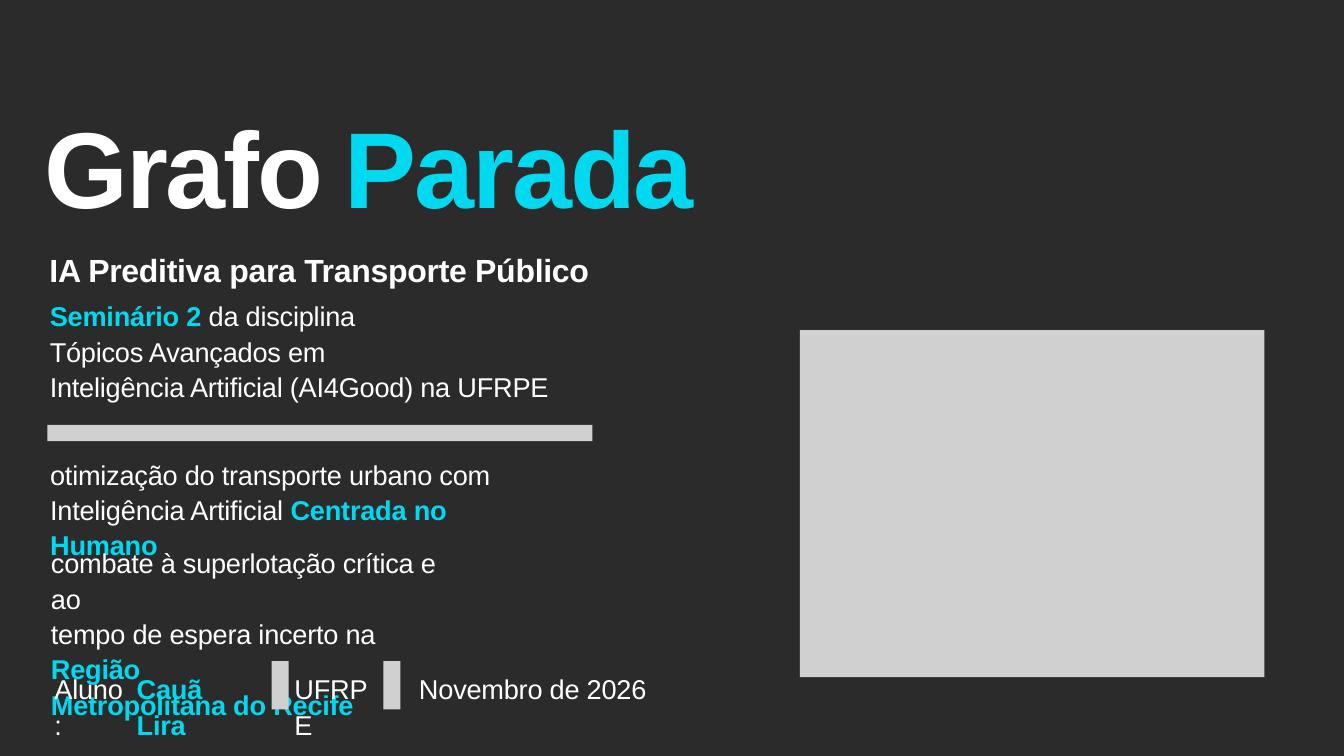
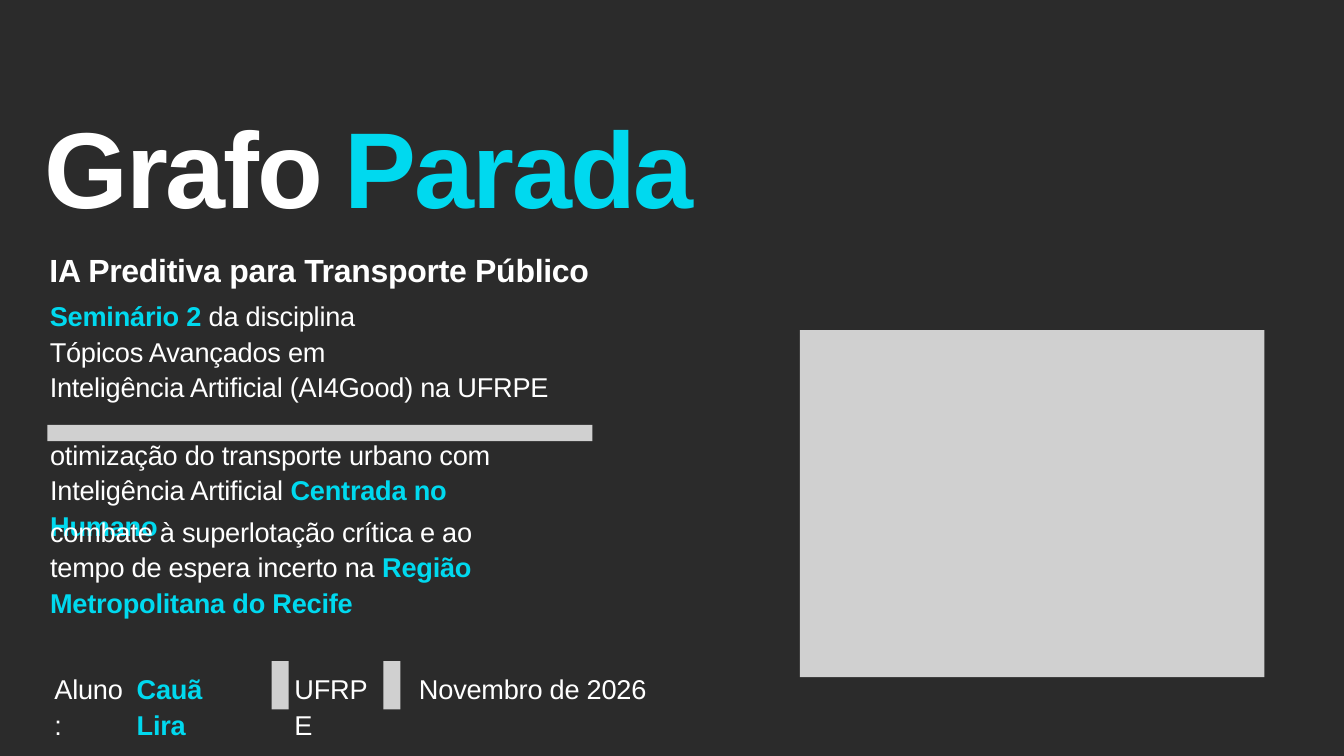
Before and after one commit to lira-labs/workspace, a slide deck: slide 1 of code/grafoparada_web/GrafoParada_Seminario2_CauaLira.pptx. Drawn at 1344x756 pixels with LibreOffice and Linux fonts; fonts in the diff are those of the drawing; grey boxes stand for pictures; background and template pictures are left out; a plain dark background stands for a picture behind light text. Boxes give left, top, right and bottom in pixels: in the first picture for what was removed or moved away, otherwise in the second. Text is boxed around its words. In the diff, an @@ line names an element or a change of style, - is before the commit and + after.

```diff
--- a/code/grafoparada_web/GrafoParada_Seminario2_CauaLira.pptx
+++ b/code/grafoparada_web/GrafoParada_Seminario2_CauaLira.pptx
@@ text "otimização do transporte urbano com": place and size @@
-text "otimização do transporte urbano com" at <box>50,465,490,525</box>
+text "otimização do transporte urbano com" at <box>50,445,490,505</box>
@@ text "combate à superlotação crítica e ..." rewrapped from <box>51,552,436,720</box> to <box>50,522,472,618</box> @@
```
Also in this commit, not shown: 3 other slides changed, 6 other files.
